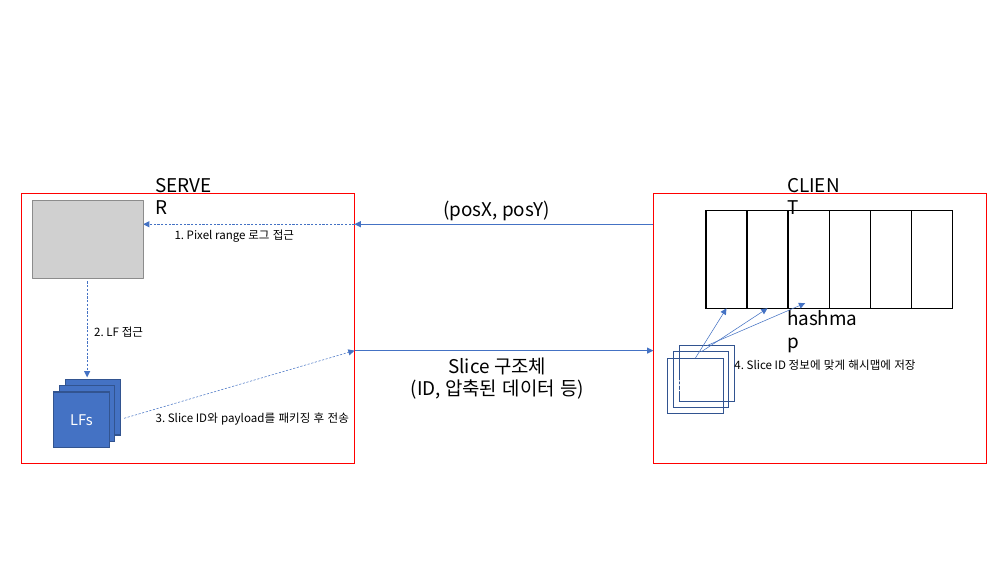
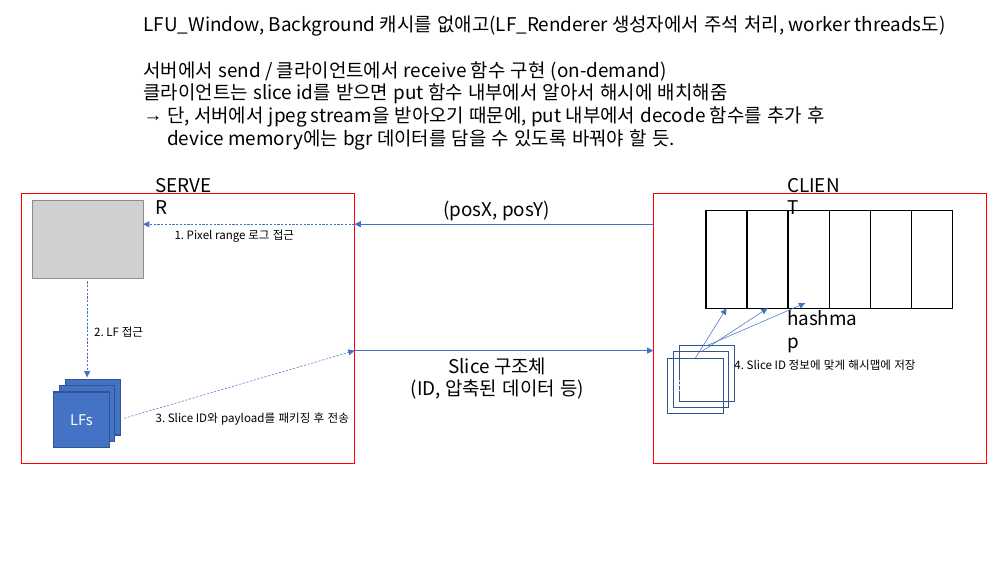
Before and after one commit to Digital-System-Design-Lab/3DLFR_GPU, a slide deck: slide 9 of Manuals/CUDA_setting.pptx. Drawn at 1008x567 pixels with LibreOffice and Linux fonts; fonts in the diff are those of the drawing; grey boxes stand for pictures. Boxes give left, top, right and bottom in pixels: in the first picture for what was removed or moved away, otherwise in the second. Text is boxed around its words. In the diff, an @@ line names an element or a change of style, - is before the commit and + after.

Commit message:
LFU Window Enable/Disable mode is added

```diff
--- a/Manuals/CUDA_setting.pptx
+++ b/Manuals/CUDA_setting.pptx
@@ text added at [144, 15, 946, 150], 18 pt, text #000000 @@
+LFU_Window, Background 캐시를 없애고(LF_Renderer 생성자에서 주석 처리, worker threads도)
+서버에서 send / 클라이언트에서 receive 함수 구현 (on-demand)
+클라이언트는 slice id를 받으면 put 함수 내부에서 알아서 해시에 배치해줌
+→ 단, 서버에서 jpeg stream을 받아오기 때문에, put 내부에서 decode 함수를 추가 후
+  device memory에는 bgr 데이터를 담을 수 있도록 바꿔야 할 듯.
```
Also in this commit, not shown: 3 other files.
